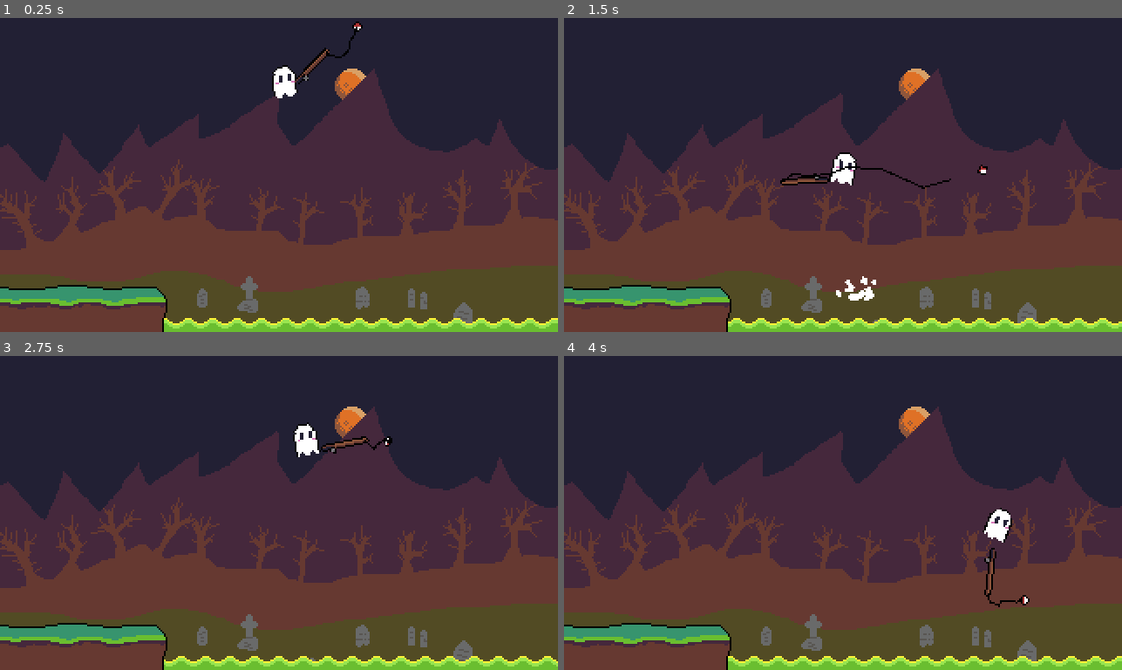
Above: before the commit, frames 1-4 (two rows, left to right).
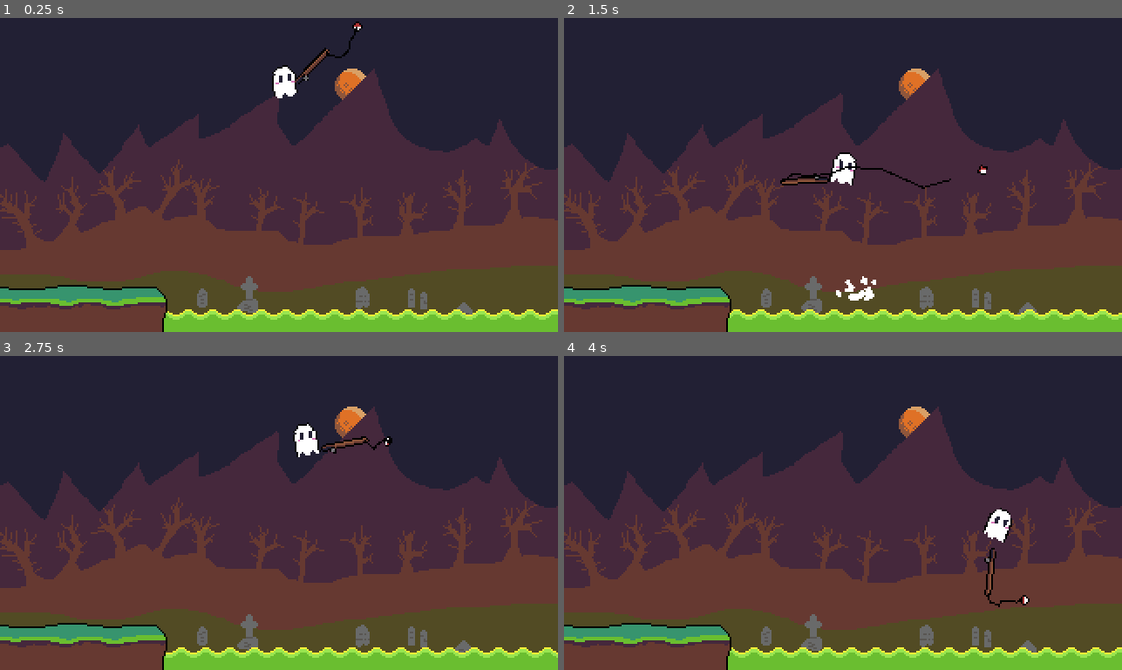
Above: after the commit, the same moments.

Repository: thomz12/LD58
Game: Godot game, scene res://scenes/main.tscn
Same seed, same stepped clock (60 frames per second), same inputs: the game is played once before the commit and once after it.
Inputs (mouse positions are in pixels of both pictures, inside the frame that each line leads up to):
- Up to frame 1 (0.25 s): no input
- Up to frame 2 (1.5 s): move the mouse to (965, 159) at 0.52 s; move the mouse to (731, 190) at 1.27 s
- Up to frame 3 (2.75 s): move the mouse to (334, 443) at 2.02 s
- Up to frame 4 (4 s): move the mouse to (815, 575) at 2.77 s; move the mouse to (1010, 560) at 3.52 s

The runs differ from the first frame. In frame 1, 3.1% of the frame differs, in the area x 29-100%, y 92-99%; in frame 2, 3.1%; in frame 3, 3.1%; in frame 4, 3.1%.

Commit message:
rename fish, water higher

Diff:
--- a/ld-58/resources/fish_types/tuna.tres
+++ b/ld-58/resources/fish_types/tuna.tres
@@ -9,6 +9,6 @@
 
 [resource]
 script = ExtResource("1_bswab")
-identifier = "Frankenstein Fish"
+identifier = "Franken Fish"
 sprite = SubResource("AtlasTexture_bubjg")
 metadata/_custom_type_script = "uid://cmdbr2lwmuv8g"
--- a/ld-58/scenes/main.tscn
+++ b/ld-58/scenes/main.tscn
@@ -34,7 +34,7 @@
 
 [node name="Sprite2D" type="Sprite2D" parent="Water"]
 texture_repeat = 2
-position = Vector2(161, -8)
+position = Vector2(161, -13)
 texture = ExtResource("2_jyhfs")
 region_enabled = true
 region_rect = Rect2(0, 0, 278.9146, 31.7303)
